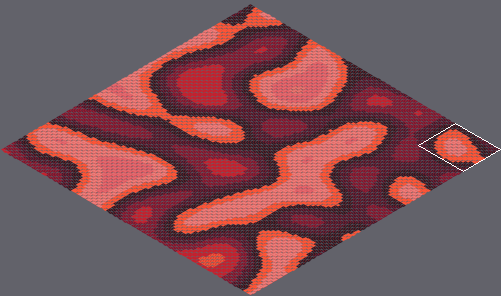
Two states of a Tiled map, marswars/resources/mapAssets/temp.tmx. Above, an overview of the earlier version with the close-up marked.
Close-up. Before the edit:
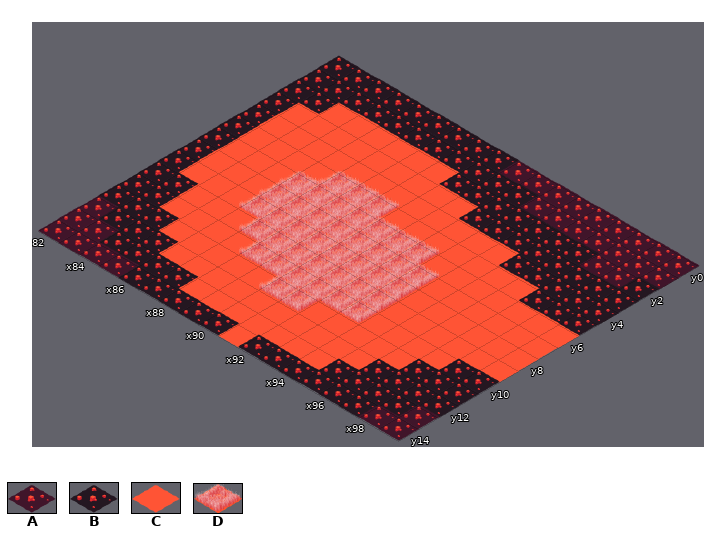
Cells are 55x32 px. Isometric: x runs down to the right, y down to the left. Shown: x 82..99, y 0..14. The commit also changed other parts of the map, which this record leaves out.
Key: from "tileset1": A 13 "mars009", B 14 "mars010", C 15 "tile001", D 39 "MARSgrasstileLIGHT".
_ is an empty cell.
Layer "Tile Layer 1" before, first column x 82:
 0 BBBBBBBBBAAAAAAAAA
 1 BBBBBBBBBBBAAAAAAA
 2 BBCCCCCCBBBBBBBAAB
 3 BCCCCCCCCCBBBBBBBB
 4 BCCCCCCCCCCCCBBBBB
 5 BCCCCDDDCCCCCCCBBB
 6 BCCCDDDDDDDCCCCCCC
 7 BCCCDDDDDDDDCCCCCC
 8 BCCCDDDDDDDDCCCCCC
 9 BBCCCDDDDDDDCCCCCC
10 BBCCCCDDDDDDCCCCBB
11 BBBCCCCCDDCCCCCBBB
12 ABBBCCCCCCCCCCBBBB
13 AABBBBCCCCCCCBBBBA
14 AAAABBBBBCBBBBBBAA
New version:
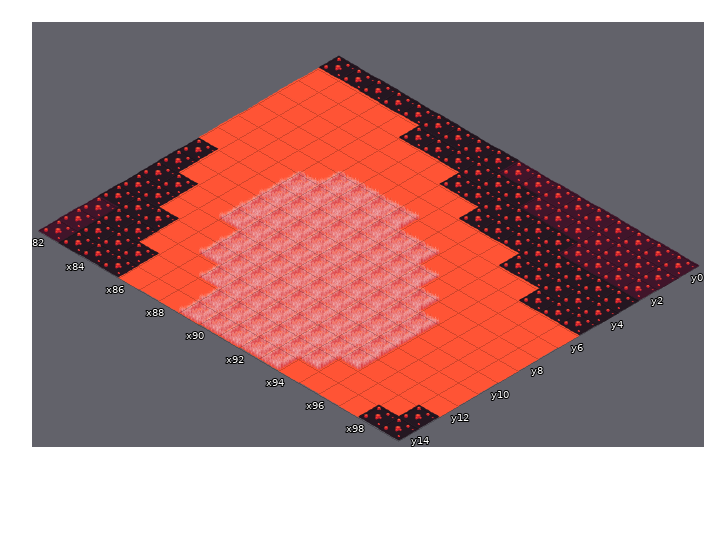
From old to new:
Changed rows in their new state; . is an unchanged cell.
Layer "Tile Layer 1":
first column x 82:
 1 CCCCC.............
 2 CC............A..A
 3 C.................
 4 C.................
 5 C.......D.........
 6 C.................
 8 ............D.....
 9 ....D.......DD....
10 .....D......DD..CC
11 .....DDD..DDDD.CCC
12 ...C..DDDDDDDDCCCC
13 .B..CC.DDDDDDCCCCB
14 .BBBCCCDDDDDCCCCBB
Where, in picture pixels (left, top, right, bottom), the same in both close-ups:
changed: (198, 67, 420, 149)
changed: (58, 205, 500, 441)
changed: (559, 242, 599, 265)
changed: (619, 277, 659, 300)
